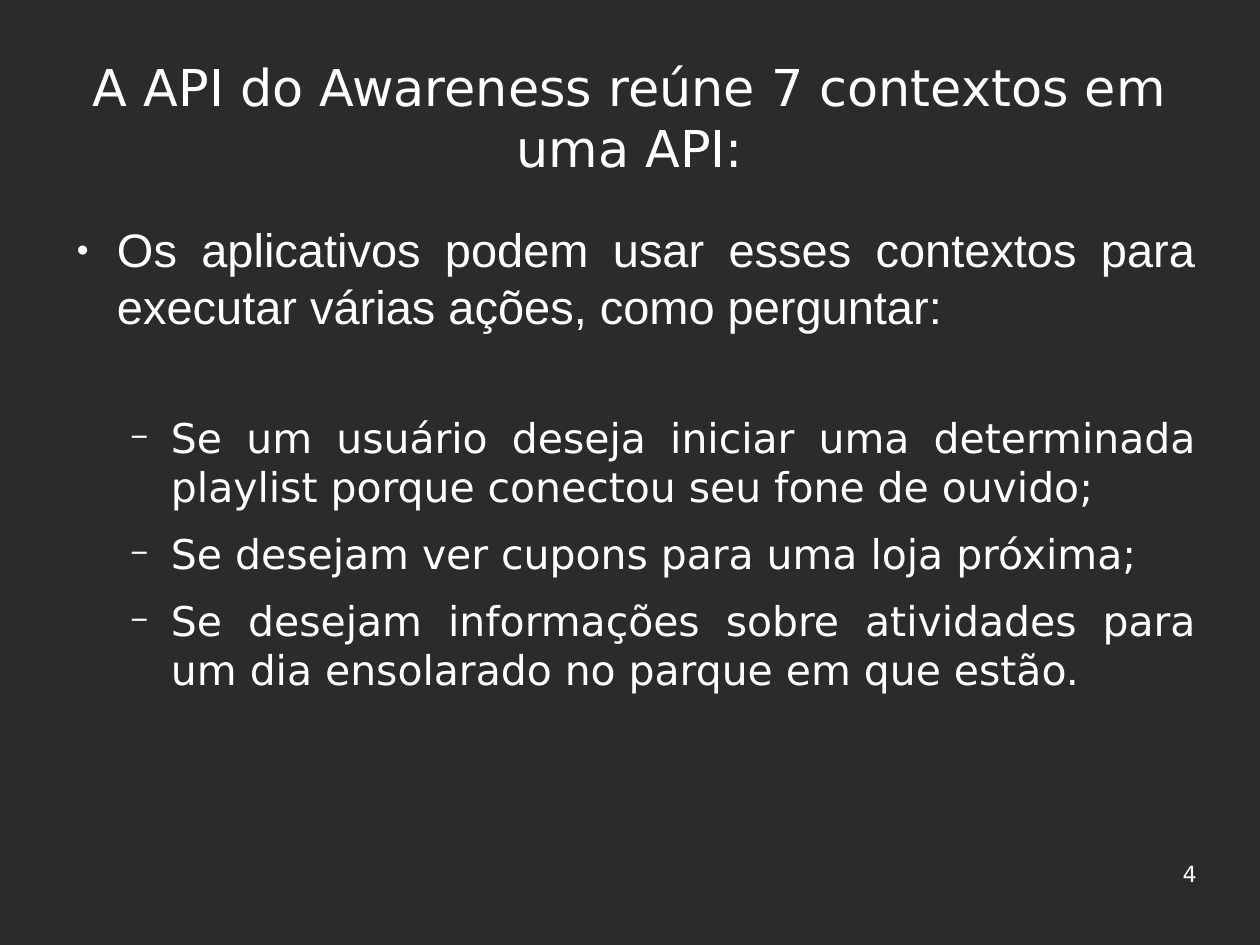
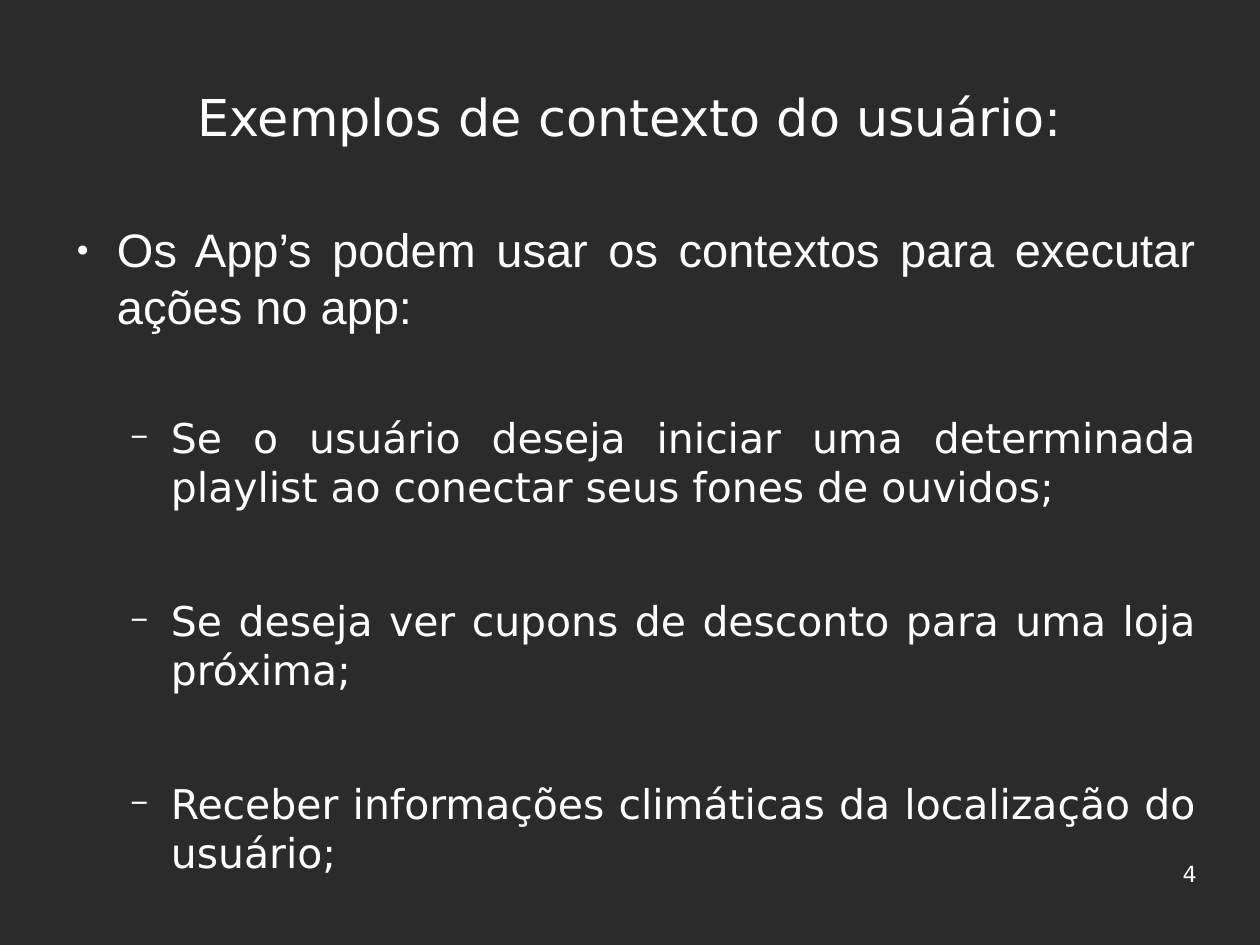
Before and after one commit to felipekian/seminario_FelipeDerkian_ISE_UFRR_2019, a slide deck: slide 4 of Seminário - ISE.odp. Drawn at 1260x945 pixels with LibreOffice and Linux fonts; fonts in the diff are those of the drawing; background and template pictures are left out; a plain dark background stands for a picture behind light text. Boxes give left, top, right and bottom in pixels: in the first picture for what was removed or moved away, otherwise in the second. Text is boxed around its words. In the diff, an @@ line names an element or a change of style, - is before the commit and + after.

```diff
--- a/Seminário - ISE.odp
+++ b/Seminário - ISE.odp
@@ title at (197,95,1061,147): text changed @@
-A API do Awareness reúne 7 contextos em uma API:
+Exemplos de contexto do usuário:
@@ text at (117,233,1196,873): text changed @@
-● Os aplicativos podem usar esses contextos para executar várias ações, como perguntar:
-  − Se um usuário deseja iniciar uma determinada playlist porque conectou seu fone de ouvido;
-  − Se desejam ver cupons para uma loja próxima;
-  − Se desejam informações sobre atividades para um dia ensolarado no parque em que estão.
+● Os App’s podem usar os contextos para executar ações no app:
+  − Se o usuário deseja iniciar uma determinada playlist ao conectar seus fones de ouvidos;
+  − Se deseja ver cupons de desconto para uma loja próxima;
+  − Receber informações climáticas da localização do usuário;
```
Also in this commit, not shown: 6 other slides changed, 1 slide removed, 2 other files.
